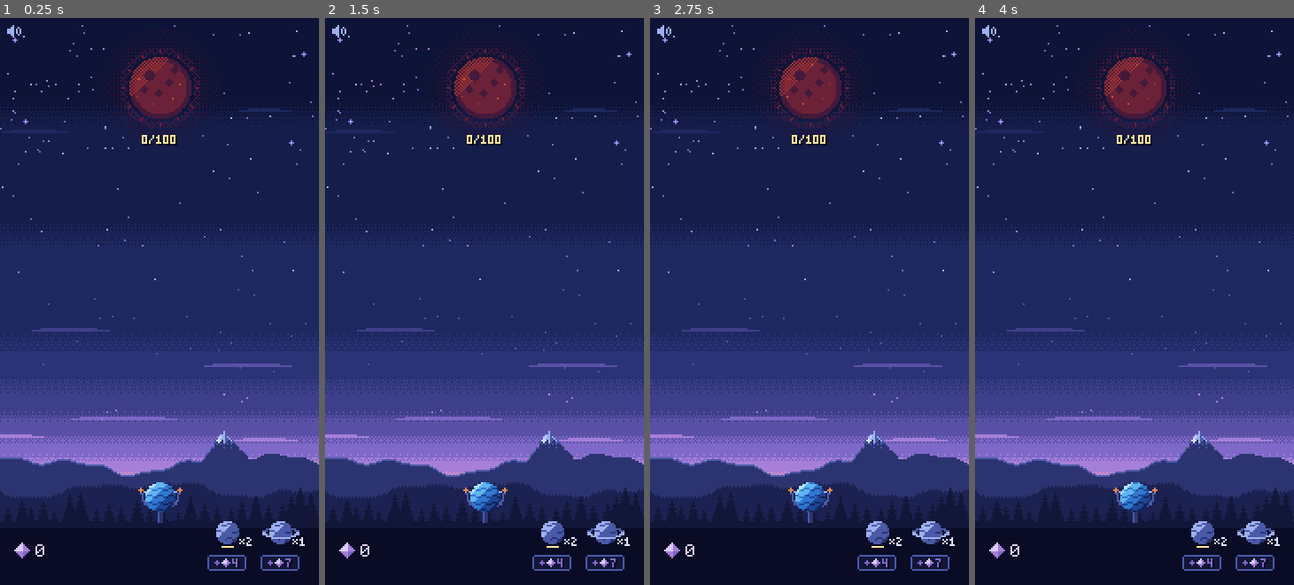
Above: before the commit, frames 1-4 (left to right).
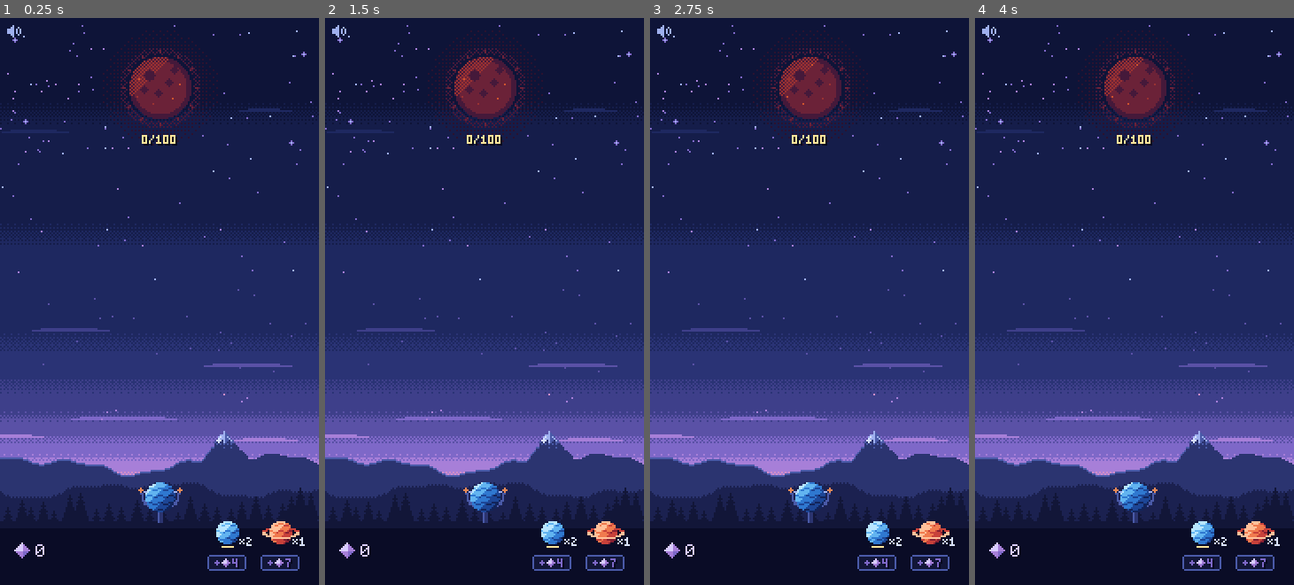
Above: after the commit, the same moments.

Repository: mrafael1/DustInSpace
Game: Godot game, scene res://game/scenes/main.tscn
The game is run twice, just before and just after one commit, with the same random seed, the same clock (stepped at 60 frames per second) and the same inputs.
Inputs (mouse positions are in pixels of both pictures, inside the frame that each line leads up to):
- Up to frame 1 (0.25 s): no input
- Up to frame 2 (1.5 s): tap Enter at 0.5 s; move the mouse to (554, 273) at 0.52 s; hold Shift 0.53-1.25 s; click (554, 273) at 0.67 s; drag from (420, 329) to (468, 414) at 1.27 s
- Up to frame 3 (2.75 s): move the mouse to (841, 176) at 2.02 s; tap Ctrl at 2.1 s; click (841, 176) at 2.17 s
- Up to frame 4 (4 s): drag from (1118, 414) to (1038, 216) at 2.77 s; move the mouse to (1230, 386) at 3.52 s; tap B at 3.6 s; click (1230, 386) at 3.67 s

The runs differ from the first frame. In frame 1, 0.5% of the frame differs, in the area x 67-94%, y 88-93%; in frame 2, 0.5%; in frame 3, 0.5%; in frame 4, 0.5%.

Commit message:
feat: an owned pack's icon stays lit and spinning without the dust for another
Grey only when none is owned and none is affordable; the buy button shows
affordability.

Co-Authored-By: Claude Opus 5.5 <noreply@anthropic.com>

Diff:
--- a/game/scenes/pack_view.gd
+++ b/game/scenes/pack_view.gd
@@ -4,7 +4,7 @@
 ## Blue: a banded planet, r8. Red: a smaller planet with a ring. Lit from the top-left, no outline.
 ## Tremble frames are drawn, never scaled: `grown` is the next radius up, `bright` is every pixel
 ## one step up its ramp. The HUD shows the r6 frame: `greyed` (on the land ramp) and still when
-## the dust can't buy one; `bright` and spinning when it can.
+## the pack is unusable (none owned, none affordable); `bright` and spinning when it's usable.
 ## Idle, the planet spins: its bands drift through SPIN_FRAMES frames, one every SPIN_STEP.
 
 const RADIUS: Dictionary[String, int] = {"blue": 8, "red": 6}
--- a/game/ui/pack_slot.gd
+++ b/game/ui/pack_slot.gd
@@ -1,7 +1,9 @@
 class_name PackSlot
 extends Node2D
 ## One pack in the HUD: its icon (r6) with "×count", and a "+◆cost" buy button below.
-## The icon is grey and still when the dust can't buy one; lit, spinning and hopping when it can.
+## The icon is lit and spinning while tapping it does something: a pack is owned (it loads) or
+## the dust buys the first one. It's grey and still only with none owned and none affordable.
+## It hops now and then while the dust can buy one.
 ## Becoming buyable plays a one-off cue: the icon flashes solid C0 for FLASH_TIME and a cross
 ## sparkle shrinks away beside it. Staying buyable never repeats it.
 ## Two tap targets (docs/design.md, Packs): the icon loads the pack if owned, or buys it if none
@@ -93,9 +95,10 @@
 		_lay_out_buy_row()
 	# Cool N7 when the dust isn't there: warm/light colours mean something you can use.
 	_cost.label_settings.font_color = Palette.D0 if affordable else Palette.N7
-	# The planet too: lit one step up its ramp when a buy would work, grey when it wouldn't.
-	_icon.bright = affordable
-	_icon.greyed = not affordable
+	# The planet: lit one step up its ramp and spinning while it's usable, grey when it isn't.
+	var usable: bool = count > 0 or affordable
+	_icon.bright = usable
+	_icon.greyed = not usable
 	if affordable and not _affordable:
 		_hop_time = 0.0
 		if announce:
--- a/tests/test_hud.gd
+++ b/tests/test_hud.gd
@@ -140,7 +140,7 @@
 	hud.refresh()
 	_link_small_triple()
 	sequencer.advance(0.0)
-	assert_true(_icon("blue").greyed, "the counter still reads 2")
+	assert_eq(_slot_label("blue", "Cost").label_settings.font_color, Palette.N7, "the counter still reads 2")
 	var owned: int = run.owned_packs["blue"]
 	_tap_part("blue", &"cost")
 	assert_eq(run.owned_packs["blue"], owned + 1, "the core owns the dust: buying is unchanged")
@@ -256,16 +256,21 @@
 	assert_false(blue.is_cueing(), "blue was buyable all along")
 
 
-func test_a_pack_icon_is_lit_when_affordable_and_grey_when_not() -> void:
+func test_a_pack_icon_is_lit_while_owned_or_affordable_and_grey_otherwise() -> void:
+	run.owned_packs["blue"] = 0
+	run.owned_packs["red"] = 0
 	run.dust = 5
 	hud.refresh()
-	assert_true(_icon("blue").bright, "5 dust buys a blue")
+	assert_true(_icon("blue").bright, "none owned, but 5 dust buys a blue")
 	assert_false(_icon("blue").greyed)
-	assert_true(_icon("red").greyed, "but not a red")
+	assert_true(_icon("red").greyed, "none owned and 7 is out of reach")
 	assert_false(_icon("red").bright)
 	run.dust = 0
-	hud.refresh()
-	assert_true(_icon("blue").greyed, "grey even while one is still owned")
+	run.owned_packs["red"] = 1
+	hud.refresh()
+	assert_true(_icon("red").bright, "owned: lit and spinning even with no dust")
+	assert_false(_icon("red").greyed)
+	assert_true(_icon("blue").greyed, "none owned, none affordable: grey")
 
 
 func test_a_buyable_icon_spins_and_a_grey_one_stays_still() -> void:
Not shown, changed: docs/design.md
